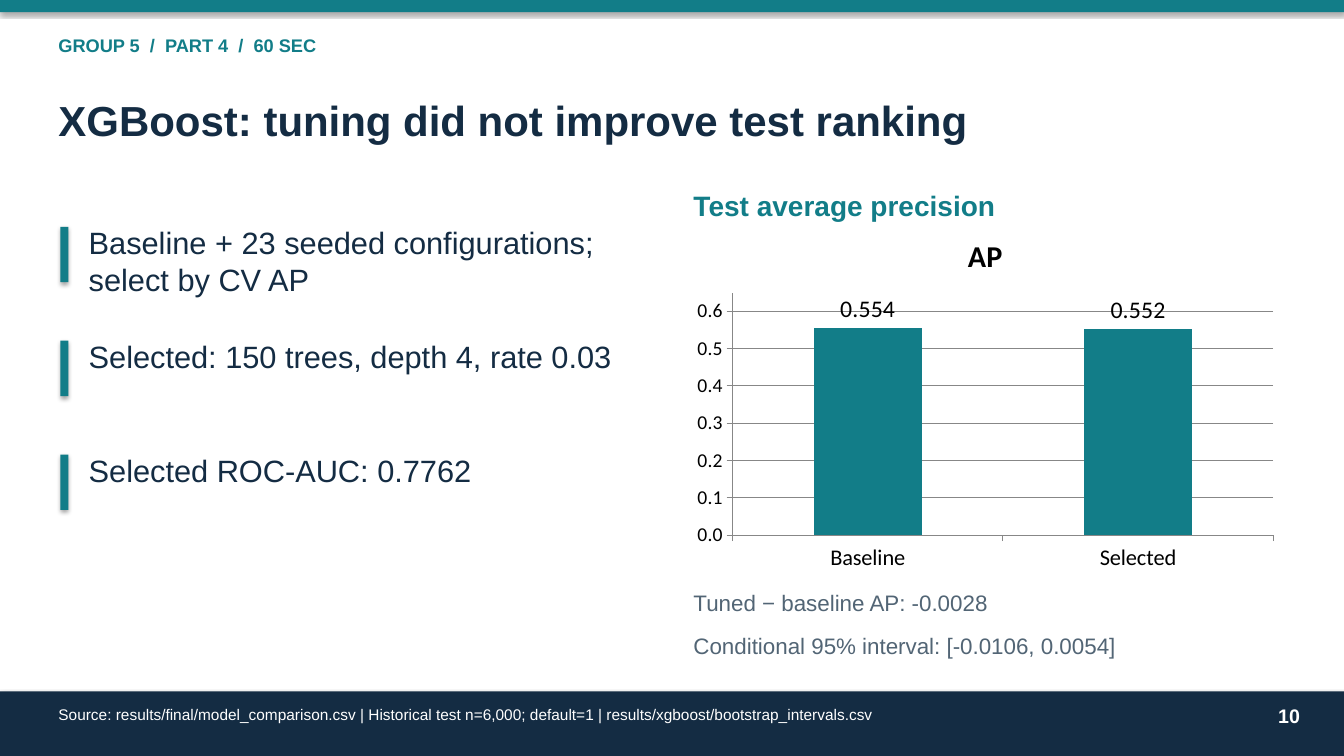
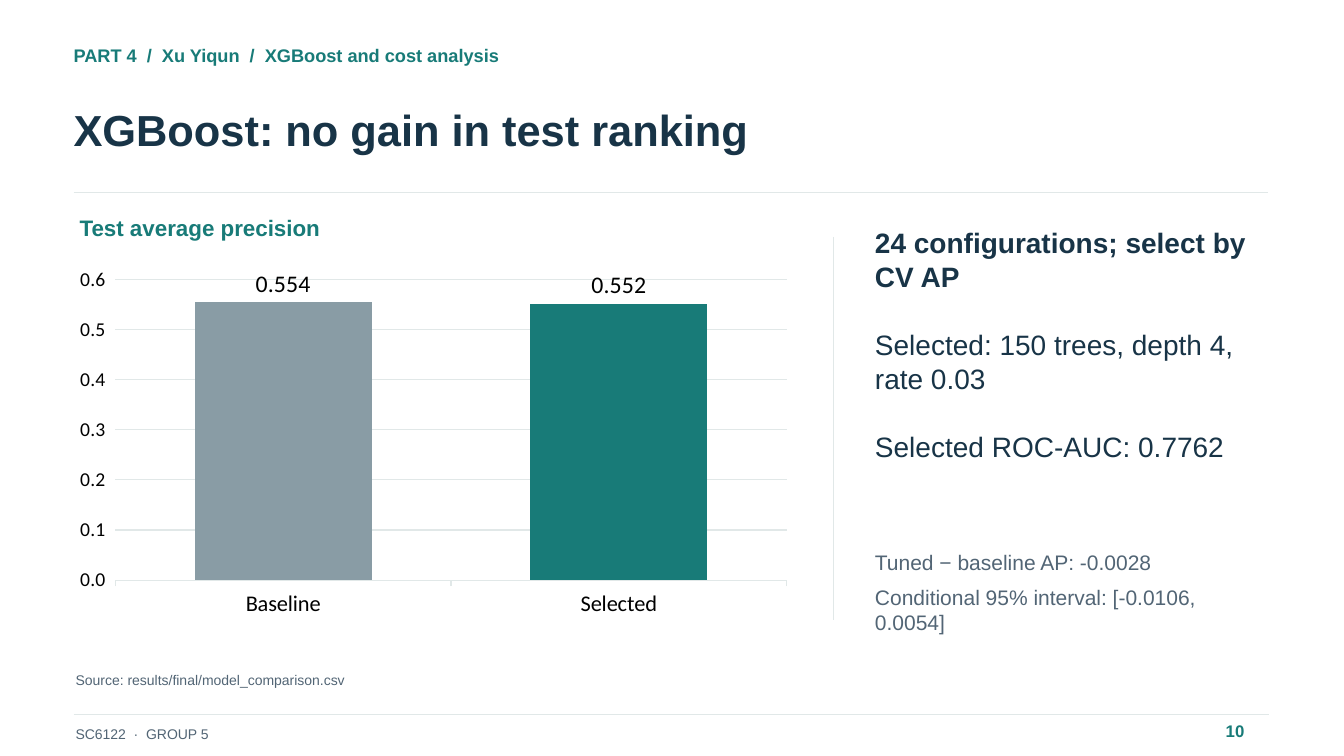
Before and after one commit to IcantFind-a-username/-SC6122-Group5-Credit-Default, a slide deck: slide 10 of submission/Group5_Presentation.pptx. Drawn at 1344x756 pixels with LibreOffice and Linux fonts; fonts in the diff are those of the drawing. Boxes give left, top, right and bottom in pixels: in the first picture for what was removed or moved away, otherwise in the second. Text is boxed around its words. In the diff, an @@ line names an element or a change of style, - is before the commit and + after.

```diff
--- a/submission/Group5_Presentation.pptx
+++ b/submission/Group5_Presentation.pptx
@@ rectangle removed at (0,0,1344,12) @@
@@ text at (74,48,499,66): text changed; text colour #127D88 to #187B78 @@
-GROUP 5 / PART 4 / 60 SEC
+PART 4 / Xu Yiqun / XGBoost and cost analysis
@@ text at (74,114,748,154): text changed; size 30 to 31 pt; text colour #142C43 to #183447 @@
-XGBoost: tuning did not improve test ranking
+XGBoost: no gain in test ranking
@@ line added from (74, 193) to (1268, 193), #E1E8E8 1 pt @@
@@ rectangle removed at (60,227,69,282) @@
@@ text "Test average precision": place and size @@
-text "Test average precision" at (693,195,995,221)
+text "Test average precision" at (80,219,320,241)
@@ text "Test average precision" at (80,219,320,241): size 20 to 16 pt, text colour #127D88 to #187B78; less space between paragraphs @@
@@ column chart removed at (686,217,1286,580) @@
-title "AP"
-categories: Baseline, Selected
-AP: 0.554, 0.552
@@ line added from (834, 237) to (834, 620), #E1E8E8 1 pt @@
@@ text at (875,232,1246,288): text changed; size 22 to 20 pt; text colour #142C43 to #183447; bold on @@
-Baseline + 23 seeded configurations; select by CV AP
+24 configurations; select by CV AP
@@ column chart added at (66,247,802,625) @@
+categories: Baseline, Selected
+Series 1: 0.554, 0.552
@@ text "Selected: 150 trees, depth 4, ..." at (875,334,1233,390): size 22 to 20 pt, text colour #142C43 to #183447; less space between paragraphs @@
@@ text "Selected: 150 trees, depth 4, ...": place and size @@
-text "Selected: 150 trees, depth 4, ..." at (89,345,611,374)
+text "Selected: 150 trees, depth 4, ..." at (875,334,1233,390)
@@ rectangle removed at (60,341,69,396) @@
@@ text "Selected ROC-AUC: 0.7762": place and size @@
-text "Selected ROC-AUC: 0.7762" at (89,459,471,483)
+text "Selected ROC-AUC: 0.7762" at (875,436,1224,458)
@@ text "Selected ROC-AUC: 0.7762" at (875,436,1224,458): size 22 to 20 pt, text colour #142C43 to #183447; less space between paragraphs @@
@@ rectangle removed at (60,455,69,510) @@
@@ text "Tuned − baseline AP: -0.0028": place and size @@
-text "Tuned − baseline AP: -0.0028" at (693,595,1116,659)
+text "Tuned − baseline AP: -0.0028" at (875,555,1196,635)
@@ text "Tuned − baseline AP: -0.0028" at (875,555,1196,635): size 16 to 15 pt; less space between paragraphs @@
@@ text at (76,675,345,688): text changed; size 11 to 10 pt; text colour #FFFFFF to #526575 @@
-Source: results/final/model_comparison.csv | Historical test n=6,000; default=1 | results/xgboost/bootstrap_intervals.csv
+Source: results/final/model_comparison.csv
@@ rectangle removed at (0,692,1344,756) @@
@@ line added from (74, 715) to (1269, 715), #E1E8E8 1 pt @@
@@ text "10": place and size @@
-text "10" at (1278,709,1300,724)
+text "10" at (1226,725,1245,737)
@@ text "10" at (1226,725,1245,737): size 14 to 12 pt, text colour #FFFFFF to #187B78; less space between paragraphs @@
@@ text added at (76,729,209,739), 10 pt, text #526575 @@
+SC6122 · GROUP 5
```
Also in this commit, not shown: 14 other slides changed, 1 slide added, 1 slide removed, 13 other files.
